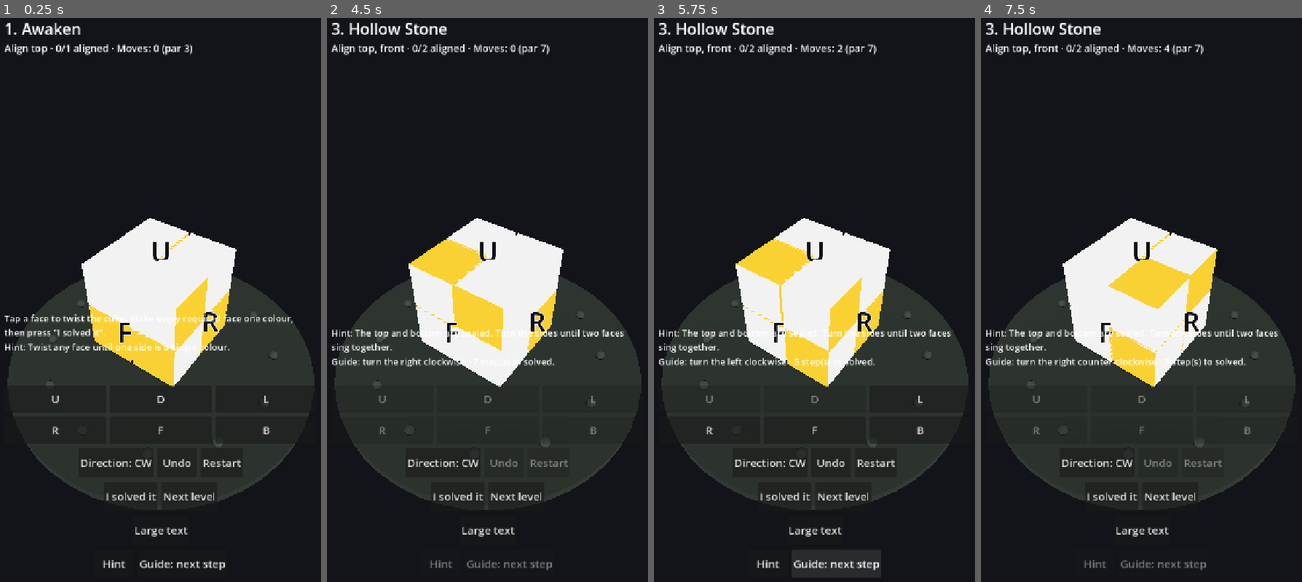
Above: before the commit, frames 1-4 (left to right).
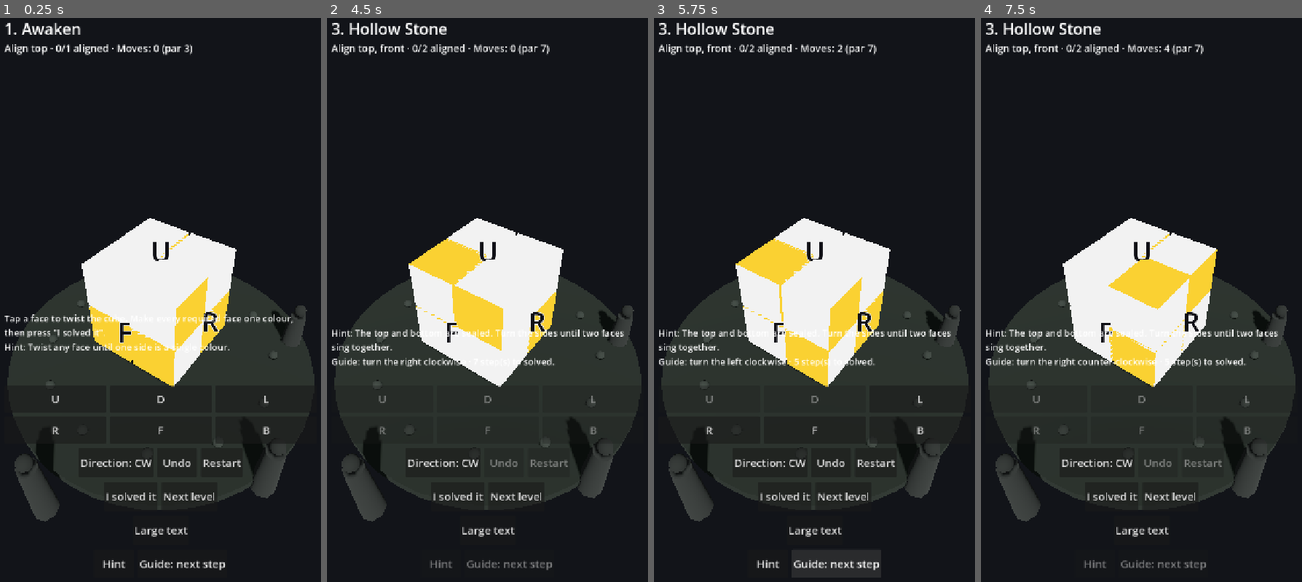
Above: after the commit, the same moments.

Repository: downwitherfan-design/CraftCube
Game: Godot game, scene res://scenes/Main.tscn
The game is run twice, just before and just after one commit, with the same random seed, the same clock (stepped at 60 frames per second) and the same inputs.
Inputs:
- Up to frame 1 (0.25 s): no input
- Up to frame 2 (4.5 s): click "Restart" at 0.5 s; click "Restart" at 1.25 s; click "Restart" at 2 s; click "Next level" at 2.75 s; click "Next level" at 3.5 s; click "Guide: next step" at 4.25 s
- Up to frame 3 (5.75 s): click "Guide: next step" at 5 s
- Up to frame 4 (7.5 s): click "L" at 5.75 s; click "R" at 6.5 s; click "F" at 7.25 s

The runs differ from the first frame. In frame 1, 1.9% of the frame differs, in the area x 4-96%, y 50-90%; in frame 2, 2.2%; in frame 3, 1.9%; in frame 4, 2.2%.

Commit message:
AI-13 Milestone C: world remembers progression (wards + companion)
WorldView now reveals one distinct ward stone per Chapter 01 level (its world hook), warms
the ground as the chapter advances, and shows Nox the companion only on chapter completion.
The tally ring, wards and companion are driven by one authoritative revealed count, so
sync_lit on resume restores exactly the matching prefix and never over- or under-lights.

Tests (310 passed / 0 failed) play the chapter through the real controller path and assert
wards reveal one per solved level, the companion waits for completion, a full save restores
all landmarks, and a one-level save reveals exactly one ward. capture_frames.gd gains a
world-complete frame and now preserves/restores the player save it used to overwrite.

Full Android CI green on this tree: 310 tests, smoke boot, real debug APK
(dist/CraftCube.apk, sha256 f0d9016f...). Rendering evidence under Xvfb; no device playtest.

Co-authored-by: openhands <openhands@all-hands.dev>

Diff:
--- a/game/scripts/presentation/world_view.gd
+++ b/game/scripts/presentation/world_view.gd
@@ -1,19 +1,34 @@
 class_name WorldView
 extends Node3D
 
-## Minimal original world-reaction presentation. Built procedurally (primitives only)
-## so it needs no external assets and stays IP-safe. The world reacts to puzzle
-## mastery: a ground plane and a growing ring of "growth" markers that light up when
-## a world hook fires. This is presentation only — the trigger is domain content.
+## Original world-reaction presentation, built procedurally (primitives only) so it needs
+## no external assets and stays IP-safe. The world reacts to puzzle mastery and remembers
+## progress:
+##   * a ground plane that warms as the chapter advances,
+##   * a tally ring of 12 markers (one per solved level, capped) — this is `lit_count()`,
+##   * three larger "ward" stones, one per Chapter 01 level, each awakening as its level is
+##     solved, so every level's completion leaves a distinct, spatially separate landmark,
+##   * Nox, the stone companion from `reward.01.nox_meets`, who appears once the chapter's
+##     third level is solved.
+## This is presentation only — the trigger is domain content (world hooks / solved count).
+
+const RING_MARKERS := 12
+const WARD_COUNT := 3
 
 var _ground: MeshInstance3D
 var _growth: Array = []
+var _wards: Array = []
+var _nox: MeshInstance3D
 var _lit := 0
+var _lit_ground := Color(0.12, 0.14, 0.12)
+var _warm_ground := Color(0.2, 0.21, 0.16)
 
 func build() -> void:
 	for c in get_children():
 		c.queue_free()
 	_growth.clear()
+	_wards.clear()
+	_nox = null
 	_lit = 0
 
 	var ground_mesh := CylinderMesh.new()
@@ -24,7 +39,7 @@
 	_ground = MeshInstance3D.new()
 	_ground.mesh = ground_mesh
 	var gm := StandardMaterial3D.new()
-	gm.albedo_color = Color(0.12, 0.14, 0.12)
+	gm.albedo_color = _lit_ground
 	_ground.material_override = gm
 	_ground.position = Vector3(0, -1.55, 0)
 	add_child(_ground)
@@ -32,8 +47,8 @@
 	var ring_mesh := SphereMesh.new()
 	ring_mesh.radius = 0.09
 	ring_mesh.height = 0.18
-	for i in range(12):
-		var a := TAU * float(i) / 12.0
+	for i in range(RING_MARKERS):
+		var a := TAU * float(i) / float(RING_MARKERS)
 		var m := MeshInstance3D.new()
 		m.mesh = ring_mesh
 		var mat := StandardMaterial3D.new()
@@ -43,18 +58,72 @@
 		add_child(m)
 		_growth.append({"node": m, "material": mat})
 
+	_build_wards()
+	_build_nox()
+
+## Three ward stones placed at increasing radius and turn, one per Chapter 01 level.
+func _build_wards() -> void:
+	var palette := [
+		Color(0.55, 0.85, 0.95),  # level 1 — cool "mechanism awakens" light
+		Color(0.6, 0.95, 0.55),   # level 2 — green "seed grows"
+		Color(0.98, 0.82, 0.45),  # level 3 — amber "stone marks awaken"
+	]
+	for i in range(WARD_COUNT):
+		var a := -0.7 + float(i) * 1.1
+		var radius := 2.9 + float(i) * 0.35
+		var pillar := CylinderMesh.new()
+		pillar.top_radius = 0.16
+		pillar.bottom_radius = 0.22
+		pillar.height = 0.9 + float(i) * 0.25
+		pillar.radial_segments = 8
+		var node := MeshInstance3D.new()
+		node.mesh = pillar
+		var mat := StandardMaterial3D.new()
+		mat.albedo_color = Color(0.16, 0.17, 0.16)
+		node.material_override = mat
+		node.position = Vector3(cos(a) * radius, -1.15, sin(a) * radius)
+		add_child(node)
+		var cap := MeshInstance3D.new()
+		var cap_mesh := SphereMesh.new()
+		cap_mesh.radius = 0.12
+		cap_mesh.height = 0.24
+		cap.mesh = cap_mesh
+		var cap_mat := StandardMaterial3D.new()
+		cap_mat.albedo_color = Color(0.14, 0.15, 0.14)
+		cap.material_override = cap_mat
+		cap.position = Vector3(0, 0.6 + float(i) * 0.12, 0)
+		node.add_child(cap)
+		_wards.append({"node": node, "material": mat, "cap": cap_mat, "colour": palette[i]})
+
+## Nox: a small stone companion near the cube, hidden until the chapter is complete.
+func _build_nox() -> void:
+	_nox = MeshInstance3D.new()
+	var body := SphereMesh.new()
+	body.radius = 0.22
+	body.height = 0.44
+	_nox.mesh = body
+	var mat := StandardMaterial3D.new()
+	mat.albedo_color = Color(0.62, 0.6, 0.66)
+	mat.emission_enabled = true
+	mat.emission = Color(0.22, 0.3, 0.4)
+	_nox.material_override = mat
+	_nox.position = Vector3(1.7, -1.2, 1.4)
+	_nox.visible = false
+	add_child(_nox)
+
 ## Light up the next growth marker; represents a world hook firing. Idempotent in effect:
 ## lighting is capped at the marker count so a repeated/extra call cannot exceed the ring.
 func react() -> bool:
-	if _growth.is_empty() or _lit >= _growth.size():
+	if _lit >= RING_MARKERS:
 		return false
 	sync_lit(_lit + 1)
 	return true
 
-## Set the number of lit markers from authoritative progression (e.g. on resume from a
-## save). The world must never show fewer reactions than the levels already completed.
+## Set the world's revealed state from authoritative progression (e.g. on resume from a
+## save), so the world never shows fewer reactions than the levels already completed. The
+## count drives the tally ring, the ward stones and Nox together (one source of truth).
 func sync_lit(count: int) -> void:
-	var target := clampi(count, 0, _growth.size())
+	var target := clampi(count, 0, RING_MARKERS)
 	for i in range(_growth.size()):
 		var lit := i < target
 		var mat: StandardMaterial3D = _growth[i]["material"]
@@ -65,7 +134,37 @@
 		else:
 			mat.albedo_color = Color(0.18, 0.2, 0.18)
 			mat.emission_enabled = false
+	for i in range(_wards.size()):
+		var revealed := i < target
+		var w: Dictionary = _wards[i]
+		var wmat: StandardMaterial3D = w["material"]
+		var cap: StandardMaterial3D = w["cap"]
+		var colour: Color = w["colour"]
+		if revealed:
+			wmat.albedo_color = colour
+			wmat.emission_enabled = true
+			wmat.emission = colour * 0.35
+			cap.albedo_color = colour
+			cap.emission_enabled = true
+			cap.emission = colour * 0.5
+		else:
+			wmat.albedo_color = Color(0.16, 0.17, 0.16)
+			wmat.emission_enabled = false
+			cap.albedo_color = Color(0.14, 0.15, 0.14)
+			cap.emission_enabled = false
+	if _ground != null:
+		var t := clampf(float(target) / float(WARD_COUNT), 0.0, 1.0)
+		(_ground.material_override as StandardMaterial3D).albedo_color = _lit_ground.lerp(_warm_ground, t)
+	if _nox != null:
+		_nox.visible = target >= WARD_COUNT
 	_lit = target
 
 func lit_count() -> int:
 	return _lit
+
+## Number of ward stones awakened (0..WARD_COUNT); distinct from the tally-ring count.
+func wards_lit() -> int:
+	return clampi(_lit, 0, _wards.size())
+
+func nox_visible() -> bool:
+	return _nox != null and _nox.visible
--- a/game/tests/capture_frames.gd
+++ b/game/tests/capture_frames.gd
@@ -7,8 +7,17 @@
 ##          --rendering-driver opengl3 --script res://tests/capture_frames.gd
 
 var _m: Node
+var _saved_path := "user://craftcube_save.json"
+var _saved_had := false
+var _saved_backup := ""
 
 func _initialize() -> void:
+        # This script plays the chapter for real, which writes the player save. Preserve and
+        # restore it so capturing evidence never destroys a player's or another test's save.
+        _saved_had = FileAccess.file_exists(_saved_path)
+        if _saved_had:
+                _saved_backup = FileAccess.get_file_as_string(_saved_path)
+        SaveManager.delete_at_path(_saved_path)
         _m = load("res://scenes/Main.tscn").instantiate()
         root.add_child(_m)
         await _capture("session10_initial.png")
@@ -22,6 +31,30 @@
         hud._on_hint()
         cam.reset_view()
         await _capture("session10_hint.png")
+        # Milestone C: play the chapter via the guide so the world's ward stones and the
+        # companion (Nox) are revealed, then frame the world from a higher angle.
+        for i in range(_m.levels.size()):
+                _m.load_level(i)
+                var guard := 0
+                while not _m.engine.is_solved() and guard < 40:
+                        if not _m.guided_move():
+                                break
+                        while _m.is_animating():
+                                _m.cube_view.skip_animation()
+                        guard += 1
+                _m.confirm_solve()
+                if i < _m.levels.size() - 1:
+                        _m.next_level()
+        cam.orbit(0.0, 0.35)
+        cam.zoom(1.2)
+        for _i in range(30):
+                cam._process(0.05)
+        await _capture("session10_world_complete.png")
+        SaveManager.delete_at_path(_saved_path)
+        if _saved_had:
+                var w := FileAccess.open(_saved_path, FileAccess.WRITE)
+                w.store_string(_saved_backup)
+                w.close()
         quit(0)
 
 func _capture(name: String) -> void:
--- a/game/tests/run_tests.gd
+++ b/game/tests/run_tests.gd
@@ -48,6 +48,7 @@
 	_test_layer_selection()
 	_test_animation_locks_and_syncs()
 	_test_world_state_and_resume()
+	_test_world_progression_landmarks()
 	_test_objective_progress()
 	_test_animated_chapter_end_to_end()
 	_test_guided_solver_domain()
@@ -946,6 +947,65 @@
 	else:
 		SaveManager.delete_at_path(saved)
 
+## Milestone C: the world must respond distinctly per level and remember progress, so the
+## environment conveys progression rather than only a tally of solved levels.
+func _test_world_progression_landmarks() -> void:
+	print("[world progression landmarks]")
+	var saved := "user://craftcube_save.json"
+	var had := FileAccess.file_exists(saved)
+	var backup := FileAccess.get_file_as_string(saved) if had else ""
+	SaveManager.delete_at_path(saved)
+	var m = load("res://scenes/Main.tscn").instantiate()
+	m._ready()
+	var w = m.world_view
+	_check("world builds three ward stones", w._wards.size() == 3)
+	_check("world builds exactly one companion", w._nox != null)
+	_check("fresh world hides the companion", not w.nox_visible())
+	# Play the chapter through the real controller path and watch the wards reveal in order.
+	for i in range(m.levels.size()):
+		m.load_level(i)
+		var guard := 0
+		while not m.engine.is_solved() and guard < 40:
+			if not m.guided_move():
+				break
+			while m.is_animating():
+				m.cube_view.skip_animation()
+			guard += 1
+		m.confirm_solve()
+		_eq("ward %d awakened after level %d" % [i + 1, i + 1], w.wards_lit(), i + 1)
+		_eq("world tally matches solved levels after level %d" % (i + 1), w.lit_count(), i + 1)
+		if i < m.levels.size() - 1:
+			m.next_level()
+	_check("companion appears once the chapter is complete", w.nox_visible())
+	# Resuming from a full save restores all wards and the companion without replaying.
+	var gs := GameState.new()
+	for lvl in m.levels:
+		gs.mark_solved(str(lvl["level_id"]))
+	SaveManager.save_to_path(gs)
+	var r = load("res://scenes/Main.tscn").instantiate()
+	r._ready()
+	_eq("resume restores all ward stones", r.world_view.wards_lit(), 3)
+	_check("resume restores the companion", r.world_view.nox_visible())
+	# A partial save reveals exactly the matching prefix of wards, not all of them.
+	SaveManager.delete_at_path(saved)
+	var gs2 := GameState.new()
+	gs2.mark_solved("level.01.awaken")
+	SaveManager.save_to_path(gs2)
+	var p = load("res://scenes/Main.tscn").instantiate()
+	p._ready()
+	_eq("one solved level reveals exactly one ward", p.world_view.wards_lit(), 1)
+	_check("one solved level still hides the companion", not p.world_view.nox_visible())
+	for node in [p, r, m]:
+		if node.get_parent() != null:
+			node.get_parent().remove_child(node)
+		node.free()
+	if had:
+		var fh := FileAccess.open(saved, FileAccess.WRITE)
+		fh.store_string(backup)
+		fh.close()
+	else:
+		SaveManager.delete_at_path(saved)
+
 ## The UI progress readout must agree with the objective: a multi-face objective shows
 ## partial progress and reaches full only when every required face is solid.
 func _test_objective_progress() -> void:
Binary file changed: game/docs/evidence/screenshots/session10_hint.png
Not shown, added: game/docs/evidence/screenshots/session10_hint.png.import
Binary file changed: game/docs/evidence/screenshots/session10_initial.png
Not shown, added: game/docs/evidence/screenshots/session10_initial.png.import
Binary file changed: game/docs/evidence/screenshots/session10_orbit.png
Not shown, added: game/docs/evidence/screenshots/session10_orbit.png.import
Binary file added: game/docs/evidence/screenshots/session10_world_complete.png
Not shown, added: game/docs/evidence/screenshots/session10_world_complete.png.import
Not shown, added: game/tests/capture_frames.gd.uid
Not shown, added: game/docs/evidence/session10_build.log
Not shown, changed: game/docs/evidence/session10_milestoneB.log
